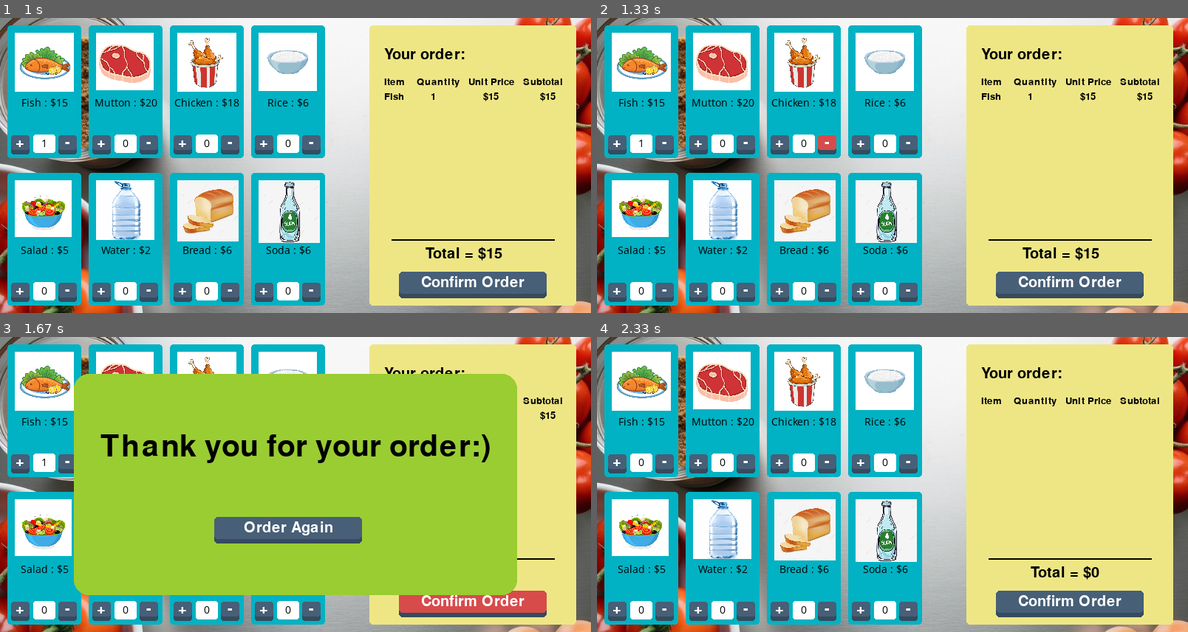
Above: before the commit, frames 1-4 (two rows, left to right).
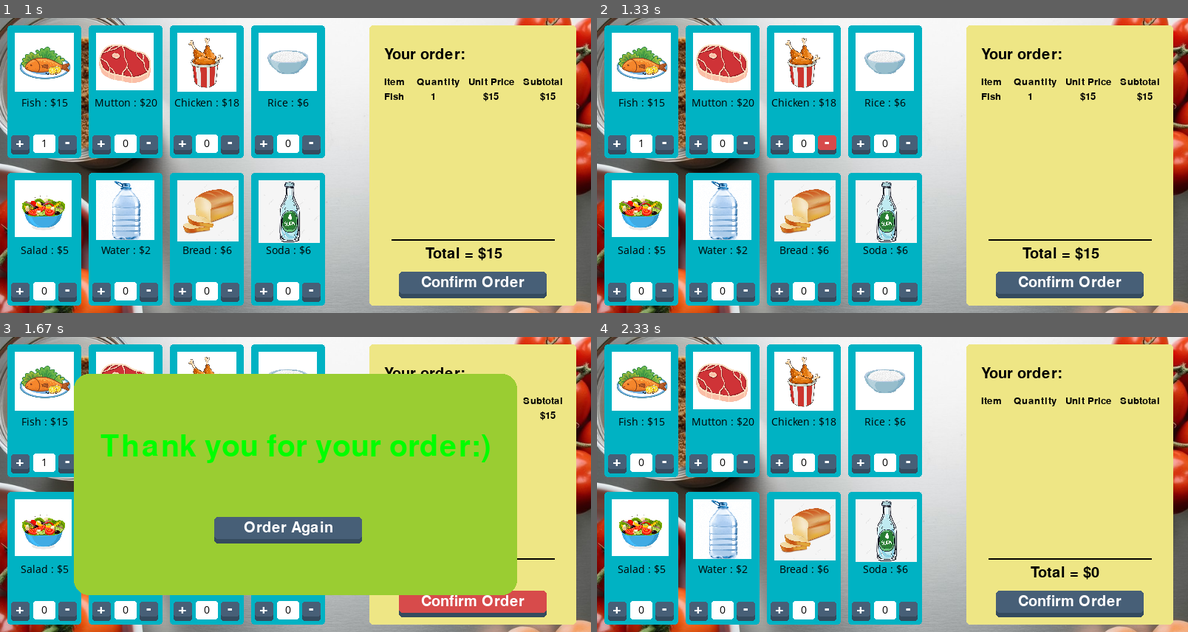
Above: after the commit, the same moments.

Repository: Simplified-Shanto/Restaurant-Order-system-with-pygame
Game: pygame game, started from Restaurant App.py
The game is run twice, just before and just after one commit, with the same random seed, the same clock (stepped at 60 frames per second) and the same inputs.
Inputs (mouse positions are in pixels of both pictures, inside the frame that each line leads up to):
- Up to frame 1 (1 s): click "+" at 0.38 s; click (153, 168) at 0.72 s
- Up to frame 2 (1.33 s): click "-" at 1.05 s
- Up to frame 3 (1.67 s): click "Confirm Order" at 1.38 s
- Up to frame 4 (2.33 s): click (679, 475) at 1.72 s; click (892, 519) at 2.05 s

Frames 1-2 are identical in both runs. In frame 3, 2.0% of the frame differs, in the area x 17-83%, y 33-43%; in frame 4, nothing differs.

Commit message:
Thank you message - color change

Diff:
--- a/Restaurant App.py
+++ b/Restaurant App.py
@@ -236,7 +236,7 @@
     if order_confirmed:
         pygame.draw.rect(screen, 'yellowgreen', (100, 50, 600, 300), border_radius = 20)
         font = pygame.font.Font(None, 60)
-        text = font.render("Thank you for your order:)", True, (0, 0, 0))
+        text = font.render("Thank you for your order:)", True, (0, 255, 0))
         text_rect = text.get_rect(center = (400, 150))
         screen.blit(text, text_rect)
 
